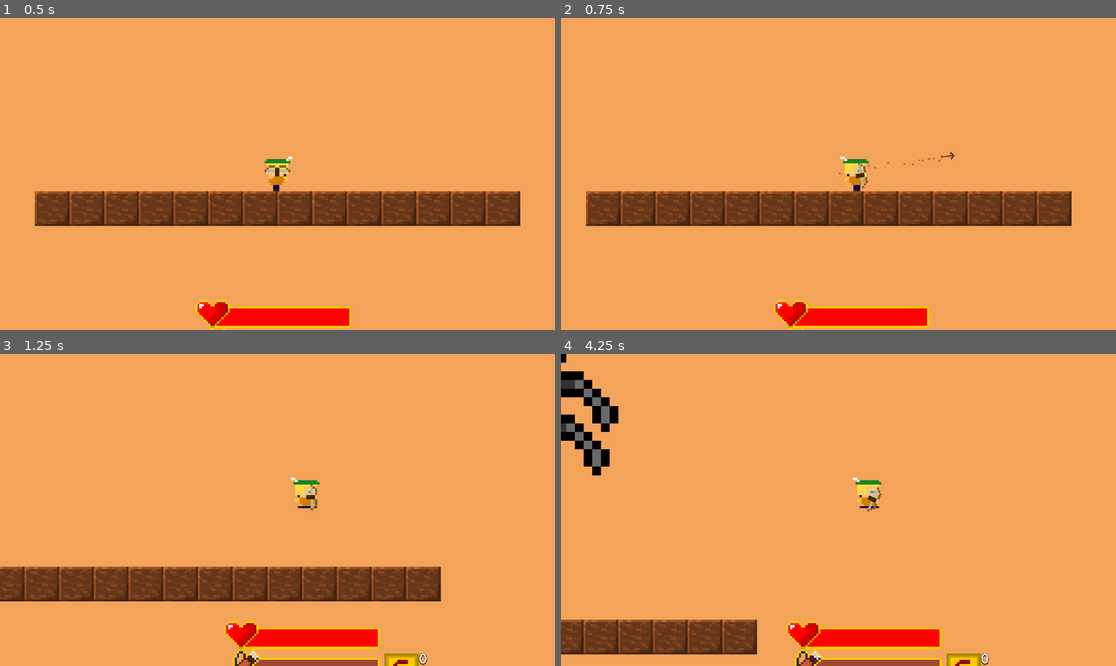
Above: before the commit, frames 1-4 (two rows, left to right).
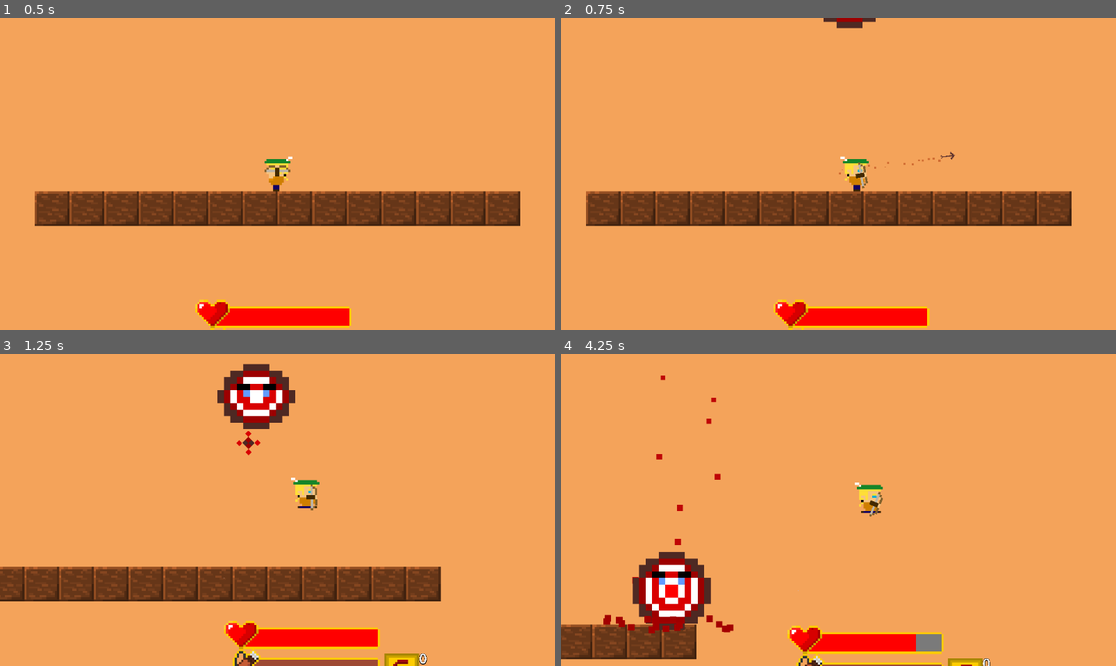
Above: after the commit, the same moments.

Repository: Dan-Yaacobi/TheBowman
Game: Godot game, scene res://Level/Testing/TestingArea.tscn
Same seed, same stepped clock (60 frames per second), same inputs: the game is played once before the commit and once after it. This scene is started directly instead of the project's main scene. Sound files missing from this copy of the repository are replaced by a short silence.
Inputs (mouse positions are in pixels of both pictures, inside the frame that each line leads up to):
- Up to frame 1 (0.5 s): no input
- Up to frame 2 (0.75 s): move the mouse to (960, 158) at 0.52 s; press the mouse at (960, 158) at 0.53 s; hold D (Right) from 0.53 s (still down)
- Up to frame 3 (1.25 s): keep holding D (Right); tap Space (Jump) at 0.77 s
- Up to frame 4 (4.25 s): move the mouse to (727, 525) at 1.27 s; release the mouse at (727, 525) at 1.28 s; click (727, 525) at 1.35 s; tap Space (Jump) at 1.52, 3.02, 3.77 s; move the mouse to (894, 441) at 2.02 s; release D (Right) at 2.03 s; hold A (Left) 2.03-2.78 s; hold Right mouse button (special ability) 2.03-2.78 s; click (894, 441) at 2.3 s; move the mouse to (810, 572) at 2.77 s; hold D (Right) from 2.78 s (still down); tap T (test) at 2.85 s; click (810, 572) at 3.05 s; move the mouse to (1005, 556) at 3.52 s; press the mouse at (1005, 556) at 3.53 s

Frame 1 is identical in both runs. In frame 2, 0.2% of the frame differs, in the area x 47-57%, y 0-4%; in frame 3, 2.3%; in frame 4, 10%, in the area x 0-78%, y 0-100%.

Commit message:
Red Boss Redesign
Red boss (first boss at levels 5 and 10) has be reworked.

Diff:
--- a/Enemies/DemoEnemy/DemoEnemyBoss.tscn
+++ b/Enemies/DemoEnemy/DemoEnemyBoss.tscn
@@ -1,65 +1,35 @@
-[gd_scene load_steps=28 format=3 uid="uid://c2eppdxet4q8c"]
-
-[ext_resource type="Script" path="res://Enemies/DemoEnemy/demo_enemy.gd" id="1_pagmy"]
+[gd_scene load_steps=23 format=3 uid="uid://c2eppdxet4q8c"]
+
+[ext_resource type="Script" path="res://Enemies/DemoEnemy/demo_enemy_boss.gd" id="1_007ct"]
 [ext_resource type="Script" path="res://Enemies/EnemyData/enemy_ability.gd" id="2_g7uw7"]
 [ext_resource type="PackedScene" uid="uid://b35crep84od1i" path="res://Enemies/EnemyAbilities/EnemyBullets/RedBullet.tscn" id="2_ns1qc"]
 [ext_resource type="Script" path="res://Enemies/EnemyData/enemy_effect.gd" id="3_4vwgm"]
-[ext_resource type="Script" path="res://Enemies/EnemyAbilities/DeathAbility/enemy_death.gd" id="4_j8k5h"]
 [ext_resource type="Script" path="res://Enemies/EnemyData/enemy_data.gd" id="4_uh2fb"]
 [ext_resource type="Texture2D" uid="uid://cdv26x6vef1no" path="res://Enemies/DemoEnemy/target_enemy.png" id="5_lucat"]
-[ext_resource type="Script" path="res://Items/drop_data.gd" id="6_s700d"]
-[ext_resource type="Resource" uid="uid://b1ax10wl1o1p0" path="res://Items/Coin.tres" id="7_ayrxu"]
-[ext_resource type="Script" path="res://Items/ItemEffects/item_effect.gd" id="8_436ws"]
-[ext_resource type="Script" path="res://Items/ItemEffects/sparkle.gd" id="9_lqg0f"]
-[ext_resource type="PackedScene" uid="uid://bhog4fnjuftnx" path="res://Items/ItemEffects/Sparkle.tscn" id="10_37k2o"]
-[ext_resource type="Texture2D" uid="uid://ckgqe2gc21eny" path="res://Items/Sprites/Daimond.png" id="11_wynob"]
-[ext_resource type="Script" path="res://Items/item_data.gd" id="12_ryobh"]
-
-[sub_resource type="Resource" id="Resource_y5nbl"]
-script = ExtResource("4_j8k5h")
-
-[sub_resource type="Resource" id="Resource_venkp"]
-resource_local_to_scene = true
+[ext_resource type="Script" path="res://Enemies/Scripts/enemy_state_machine.gd" id="15_und3f"]
+[ext_resource type="Script" path="res://Enemies/DemoEnemy/boss_roam_state.gd" id="16_ikffo"]
+[ext_resource type="Script" path="res://Enemies/DemoEnemy/boss_setslam_state.gd" id="17_p45i5"]
+[ext_resource type="Script" path="res://Enemies/DemoEnemy/boss_slam_state.gd" id="18_52sys"]
+
+[sub_resource type="Resource" id="Resource_c5f3p"]
 script = ExtResource("4_uh2fb")
-hp = 3
-move_speed = 15
+hp = 100
+move_speed = 35
 knockback = 100
 skin = ExtResource("5_lucat")
 coins_dropped = 0
-sharp_movement = true
-touch_damage = 1
-death_ability = Array[ExtResource("2_g7uw7")]([SubResource("Resource_y5nbl")])
+sharp_movement = false
+touch_damage = 2
+death_ability = Array[ExtResource("2_g7uw7")]([])
 initial_ability = Array[ExtResource("2_g7uw7")]([])
 special_ability = Array[ExtResource("2_g7uw7")]([])
 debuffs = Array[ExtResource("3_4vwgm")]([])
 boss = true
-teleport_chance = 5
-shooter = false
+teleport_chance = 0
+shooter = true
 shooter_chance = 0
 bullet = ExtResource("2_ns1qc")
-shoot_speed = 1.5
-
-[sub_resource type="Resource" id="Resource_kuvca"]
-script = ExtResource("6_s700d")
-item_data = ExtResource("7_ayrxu")
-probability = 100.0
-
-[sub_resource type="Resource" id="Resource_ynw16"]
-script = ExtResource("9_lqg0f")
-sparkle_color = "6ec7db"
-sparkle_scene = ExtResource("10_37k2o")
-
-[sub_resource type="Resource" id="Resource_lsoqp"]
-script = ExtResource("12_ryobh")
-image = ExtResource("11_wynob")
-image_size = 0.3
-value = 5
-effects = Array[ExtResource("8_436ws")]([SubResource("Resource_ynw16")])
-
-[sub_resource type="Resource" id="Resource_amvuj"]
-script = ExtResource("6_s700d")
-item_data = SubResource("Resource_lsoqp")
-probability = 100.0
+shoot_speed = 3.0
 
 [sub_resource type="Animation" id="Animation_k0qd3"]
 resource_name = "Damaged"
@@ -175,15 +145,31 @@
 [sub_resource type="CircleShape2D" id="CircleShape2D_emnjt"]
 radius = 6.0
 
+[sub_resource type="RectangleShape2D" id="RectangleShape2D_smg2o"]
+size = Vector2(12, 2)
+
+[sub_resource type="RectangleShape2D" id="RectangleShape2D_nptp6"]
+size = Vector2(8, 11)
+
+[sub_resource type="Curve" id="Curve_fkhtr"]
+max_value = 3.0
+_data = [Vector2(0, 3), 0.0, 0.0, 0, 0, Vector2(1, 0), 0.0, 0.0, 0, 0]
+point_count = 2
+
+[sub_resource type="Curve" id="Curve_3801e"]
+max_value = 3.0
+_data = [Vector2(0.0301724, 3), 0.0, 0.0, 0, 0, Vector2(1, 0), 0.0, 0.0, 0, 0]
+point_count = 2
+
 [node name="DemoEnemyBoss" type="CharacterBody2D"]
 collision_layer = 4
-collision_mask = 17
+collision_mask = 16
 motion_mode = 1
-script = ExtResource("1_pagmy")
-stats = SubResource("Resource_venkp")
-item_drops = Array[ExtResource("6_s700d")]([SubResource("Resource_kuvca"), SubResource("Resource_kuvca"), SubResource("Resource_kuvca"), SubResource("Resource_kuvca"), SubResource("Resource_kuvca"), SubResource("Resource_amvuj"), SubResource("Resource_amvuj"), SubResource("Resource_amvuj")])
+script = ExtResource("1_007ct")
+stats = SubResource("Resource_c5f3p")
 
 [node name="Sprite2D" type="Sprite2D" parent="."]
+texture = ExtResource("5_lucat")
 hframes = 2
 
 [node name="AnimationPlayer" type="AnimationPlayer" parent="Sprite2D"]
@@ -208,3 +194,66 @@
 [node name="CollisionShape2D" type="CollisionShape2D" parent="HurtBox"]
 shape = SubResource("CircleShape2D_emnjt")
 debug_color = Color(0.698224, 0.489977, 0.15621, 0.42)
+
+[node name="GroundDetector" type="Area2D" parent="."]
+collision_layer = 0
+collision_mask = 16
+
+[node name="CollisionShape2D" type="CollisionShape2D" parent="GroundDetector"]
+position = Vector2(0, 5)
+shape = SubResource("RectangleShape2D_smg2o")
+
+[node name="EnemyStateMachine" type="Node2D" parent="."]
+script = ExtResource("15_und3f")
+
+[node name="Roam" type="Node2D" parent="EnemyStateMachine"]
+script = ExtResource("16_ikffo")
+
+[node name="SetSlam" type="Node2D" parent="EnemyStateMachine"]
+script = ExtResource("17_p45i5")
+
+[node name="Slam" type="Node2D" parent="EnemyStateMachine"]
+script = ExtResource("18_52sys")
+
+[node name="ShootTimer" type="Timer" parent="."]
+
+[node name="SlamTimer" type="Timer" parent="."]
+wait_time = 3.0
+
+[node name="RoofDetector" type="Area2D" parent="."]
+collision_layer = 0
+collision_mask = 16
+
+[node name="CollisionShape2D" type="CollisionShape2D" parent="RoofDetector"]
+position = Vector2(0, -1.5)
+shape = SubResource("RectangleShape2D_nptp6")
+
+[node name="VisibleOnScreenNotifier2D" type="VisibleOnScreenNotifier2D" parent="."]
+
+[node name="SlamParticles" type="CPUParticles2D" parent="."]
+modulate = Color(0.75, 0.0225, 0.0225, 1)
+z_index = -1
+emitting = false
+amount = 20
+emission_shape = 3
+emission_rect_extents = Vector2(8, 1)
+gravity = Vector2(0, -100)
+linear_accel_min = 100.0
+linear_accel_max = 100.0
+scale_amount_curve = SubResource("Curve_fkhtr")
+
+[node name="SlamHitParticles" type="CPUParticles2D" parent="."]
+position = Vector2(0, 5)
+emitting = false
+amount = 20
+one_shot = true
+explosiveness = 1.0
+emission_shape = 3
+emission_rect_extents = Vector2(10, 1)
+gravity = Vector2(0, -25)
+linear_accel_min = 50.0
+linear_accel_max = 100.0
+radial_accel_min = 50.0
+radial_accel_max = 100.0
+scale_amount_curve = SubResource("Curve_3801e")
+color = Color(0.64, 0, 0, 1)
--- /dev/null
+++ b/Enemies/DemoEnemy/boss_roam_state.gd
@@ -0,0 +1,108 @@
+class_name BossRoamState extends EnemyState
+
+@onready var shoot_timer: Timer = $"../../ShootTimer"
+@onready var slam_timer: Timer = $"../../SlamTimer"
+@onready var set_slam: BossSetSlamState = $"../SetSlam"
+@onready var roof_detector: Area2D = $"../../RoofDetector"
+@onready var collision_shape: CollisionShape2D = $"../../CollisionShape2D"
+@onready var slam_particles: CPUParticles2D = $"../../SlamParticles"
+
+var roam_left_max: float
+var roam_right_max: float
+var roam_bottom_max: float
+var roam_top_max: float
+var moving_up: bool = true
+var moving_right: bool = true
+
+var move_y_boost: int = 1
+var move_x_boost: int = 1
+
+var slam: bool
+
+func init() -> void:
+	slam_particles.emitting = false
+	shoot_timer.timeout.connect(enemy.shoot)
+	slam_timer.timeout.connect(go_to_slam)
+	roof_detector.body_shape_entered.connect(dis_collision)
+	pass
+
+#what happens when the player enters this state
+func Enter() -> void:
+	enemy.update_animation("Move")
+	enemy.set_collision_mask_value(5,true)
+	shoot_timer.start()
+	slam_timer.start()
+	moving_up = [true,false].pick_random()
+	moving_right = [true,false].pick_random()
+	slam = false
+	pass
+
+#what happens when the player exits this state
+func Exit() -> void:
+	shoot_timer.stop()
+	slam_timer.stop()
+	pass
+
+#what happens during process update in this state
+func Process(_delta: float) -> EnemyState:
+	return null
+
+#what happens during _physics_process update in this state
+func Physics(_delta: float) -> EnemyState:
+	if slam:
+		return set_slam
+	set_roam_boundries()
+	roam_around(_delta)
+	return null
+
+func set_roam_boundries() -> void:
+	roam_left_max = enemy.player.global_position.x - randi_range(10,40)
+	roam_right_max = enemy.player.global_position.x + randi_range(10,40)
+	roam_top_max = enemy.player.global_position.y - randi_range(75,90)
+	roam_bottom_max = enemy.player.global_position.y - randi_range(40,60)
+	pass
+
+func roam_around(delta) -> void:
+
+	## MOVING UP AND DOWN ##
+	if moving_up:
+		enemy.velocity.y -= enemy.stats.move_speed*delta*move_y_boost
+		if enemy.global_position.y < roam_top_max:
+			moving_up = false
+			move_y_boost = 10
+		else:
+			move_y_boost -= 1
+			move_y_boost = clampi(move_y_boost,1,10)
+	else:
+		enemy.velocity.y += enemy.stats.move_speed*delta*move_y_boost
+		if enemy.global_position.y > roam_bottom_max:
+			moving_up = true
+			move_y_boost = 10
+		else:
+			move_y_boost -= 1
+			move_y_boost = clampi(move_y_boost,1,10)
+
+	## MOVING LEFT AND RIGHT ##
+	if moving_right:
+		enemy.velocity.x += enemy.stats.move_speed*delta*move_x_boost
+		if enemy.global_position.x > roam_right_max:
+			moving_right = false
+			move_x_boost = 10
+		else:
+			move_x_boost -= 1
+			move_x_boost = clampi(move_x_boost,1,10)
+
+	else:
+		enemy.velocity.x -= enemy.stats.move_speed*delta*move_x_boost
+		if enemy.global_position.x < roam_left_max:
+			moving_right = true
+			move_x_boost = 10
+		else:
+			move_x_boost -= 1
+			move_x_boost = clampi(move_x_boost,1,10)
+
+func go_to_slam() -> void:
+	slam = true
+
+func dis_collision(_v1,_v2,_v3,_v4) -> void:
+	enemy.set_collision_mask_value(5,false)
--- /dev/null
+++ b/Enemies/DemoEnemy/boss_setslam_state.gd
@@ -0,0 +1,34 @@
+class_name BossSetSlamState extends EnemyState
+
+@onready var slam: BossSlamState = $"../Slam"
+
+var target_slam_position: Vector2
+var slam_height: int
+var set_slam_direction: Vector2
+var offset: int = 10
+func init() -> void:
+	pass
+
+#what happens when the player enters this state
+func Enter() -> void:
+	enemy.velocity = Vector2.ZERO
+	slam_height = randi_range(100,150)
+	target_slam_position = Vector2(enemy.player.global_position.x , enemy.player.global_position.y - slam_height)
+	set_slam_direction = (target_slam_position - enemy.global_position).normalized()
+	enemy.velocity = set_slam_direction*enemy.stats.move_speed * 3
+	pass
+
+#what happens when the player exits this state
+func Exit() -> void:
+	pass
+
+#what happens during process update in this state
+func Process(_delta: float) -> EnemyState:
+	return null
+
+#what happens during _physics_process update in this state
+func Physics(_delta: float) -> EnemyState:
+	if enemy.global_position.x > target_slam_position.x - offset and enemy.global_position.x < target_slam_position.x + offset:
+		if enemy.global_position.y < target_slam_position.y:
+			return slam
+	return null
--- /dev/null
+++ b/Enemies/DemoEnemy/boss_slam_state.gd
@@ -0,0 +1,54 @@
+class_name BossSlamState extends EnemyState
+
+@onready var ground_detector: Area2D = $"../../GroundDetector"
+@onready var roam: BossRoamState = $"../Roam"
+@onready var hurt_box: Area2D = $"../../HurtBox"
+@onready var visible_on_screen_notifier: VisibleOnScreenNotifier2D = $"../../VisibleOnScreenNotifier2D"
+@onready var slam_particles: CPUParticles2D = $"../../SlamParticles"
+@onready var slam_hit_particles: CPUParticles2D = $"../../SlamHitParticles"
+
+var slam_speed_modifier: int = 12
+var slam_done: bool = false
+
+func init() -> void:
+	ground_detector.body_shape_entered.connect(finished)
+	hurt_box.body_entered.connect(hit)
+	visible_on_screen_notifier.screen_exited.connect(tp_back)
+	pass
+
+#what happens when the player enters this state
+func Enter() -> void:
+	slam_particles.emitting = true
+	slam_done = false
+	enemy.velocity = Vector2.ZERO
+	pass
+
+#what happens when the player exits this state
+func Exit() -> void:
+	slam_particles.emitting = false
+	enemy.velocity = Vector2(0,-enemy.stats.move_speed/2)
+	pass
+
+#what happens during process update in this state
+func Process(_delta: float) -> EnemyState:
+	return null
+
+#what happens during _physics_process update in this state
+func Physics(_delta: float) -> EnemyState:
+	enemy.velocity.y += enemy.stats.move_speed * _delta * slam_speed_modifier
+	if slam_done:
+		return roam
+	return null
+
+func tp_back() -> void:
+	slam_done = true
+
+func finished(_v1,_v2,_v3,_v4) -> void:
+	slam_done = true
+	slam_hit_particles.emitting = true
+	enemy.player.camera.apply_shake()
+
+func hit(b) -> void:
+	if b is Player:
+		b.hit_player(enemy.stats.touch_damage)
+	slam_done = true
--- a/Enemies/DemoEnemy/demo_enemy.gd
+++ b/Enemies/DemoEnemy/demo_enemy.gd
@@ -140,3 +140,7 @@
 		var player_x = player.global_position.x
 		global_position = player.global_position + Vector2(randi_range(player_x - 100, player_x + 100),-100)
 		initial_speed()
+
+func circular_movement(center: Vector2, radius: int, left: bool) -> void:
+
+	pass
--- /dev/null
+++ b/Enemies/DemoEnemy/demo_enemy_boss.gd
@@ -0,0 +1,34 @@
+class_name DemoEnemyBoss extends Enemy
+
+@onready var ground_detector: Area2D = $GroundDetector
+@onready var enemy_state_machine: EnemyStateMachine = $EnemyStateMachine
+@onready var shoot_timer: Timer = $ShootTimer
+@onready var hurt_box: Area2D = $HurtBox
+@onready var hit_box: Area2D = $HitBox
+
+func _ready() -> void:
+	animation_player = $Sprite2D/AnimationPlayer
+	scale *= 3
+	enemy_state_machine.Initialize(self)
+	hit_box.area_entered.connect(hit)
+	hurt_box.body_entered.connect(player_hit)
+	pass
+
+func _physics_process(delta: float) -> void:
+	move_and_slide()
+	pass
+
+func shoot() -> void:
+	if stats.bullet != null and not stunned_state:
+		var new_bullet: EnemyBullet = stats.bullet.instantiate()
+
+		new_bullet.scale *= 2
+		if stats.shoot_speed != 0:
+			shoot_timer.wait_time = min(new_bullet.data.fire_cooldown,stats.shoot_speed)
+		else:
+			shoot_timer.wait_time = new_bullet.data.fire_cooldown
+		new_bullet.direction = calculate_direction_to_player()
+		new_bullet.global_position = global_position
+		new_bullet.data.knockback = stats.knockback
+		new_bullet.data.move_speed = stats.move_speed * 3
+		get_parent().add_child(new_bullet)
--- a/Level/PlayGround/PlayGround.tscn
+++ b/Level/PlayGround/PlayGround.tscn
@@ -156,7 +156,7 @@
 
 [sub_resource type="Resource" id="Resource_bnwpa"]
 script = ExtResource("7_wvqgp")
-current_wave = 35
+current_wave = 1
 targets_spawn = Array[int]([0, 0, 0])
 bird_spawn = Array[int]([0, 0])
 spider_spawn = Array[int]([])
--- a/Level/Testing/testing_area.gd
+++ b/Level/Testing/testing_area.gd
@@ -3,10 +3,11 @@
 @onready var player: Player = $Player
 const EVIL_BIRD = preload("res://Enemies/EvilBird/EvilBird.tscn")
 const SPIDER = preload("res://Enemies/Spider/Spider.tscn")
+const DEMO_ENEMY_BOSS = preload("res://Enemies/DemoEnemy/DemoEnemyBoss.tscn")
 func _ready() -> void:
 
-	var enemy: Enemy = SPIDER_BOSS.instantiate()
+	var enemy: Enemy = DEMO_ENEMY_BOSS.instantiate()
 	enemy.get_player(player)
-	#enemy.global_position = Vector2(player.global_position.x,-120)
+	enemy.global_position = Vector2(0,-100)
 
 	add_child(enemy)
--- a/Player/Player.tscn
+++ b/Player/Player.tscn
@@ -53,9 +53,9 @@
 arrow_abilities = Array[ExtResource("2_jhcyx")]([])
 slam_abilities = Array[ExtResource("6_ae18a")]([])
 can_mega_shot = false
-crit_chance = 10
-stun_chance = 10
-leech_chance = 10
+crit_chance = 5
+stun_chance = 5
+leech_chance = 5
 
 [sub_resource type="RectangleShape2D" id="RectangleShape2D_6nowa"]
 size = Vector2(10, 2)
--- a/Player/Upgrades/Abilities/Crit/crit_upgrade.gd
+++ b/Player/Upgrades/Abilities/Crit/crit_upgrade.gd
@@ -12,7 +12,7 @@
 			upgrade2(_player)
 
 func upgrade2(_player: Player) -> void:
-	_player.stats.crit_chance += 5
+	_player.stats.crit_chance += randi_range(1,5)
 	#_player.current_weapon.weapon_data.crit_chance += 5
 
 func get_current(_player: Player) -> String:
--- a/Player/Upgrades/Abilities/LeechLife/leech_upgrade.gd
+++ b/Player/Upgrades/Abilities/LeechLife/leech_upgrade.gd
@@ -12,7 +12,7 @@
 			upgrade2(_player)
 
 func upgrade2(_player: Player) -> void:
-	_player.stats.leech_chance += 5
+	_player.stats.leech_chance += randi_range(1,5)
 	#_player.current_weapon.weapon_data.leech_chance += 5
 
 func get_current(_player: Player) -> String:
--- a/Player/Upgrades/Abilities/StunUpgrade/stun_upgrade.gd
+++ b/Player/Upgrades/Abilities/StunUpgrade/stun_upgrade.gd
@@ -12,7 +12,7 @@
 			upgrade2(_player)
 
 func upgrade2(_player: Player) -> void:
-	_player.stats.stun_chance += 5
+	_player.stats.stun_chance += randi_range(1,5)
 	#_player.current_weapon.weapon_data.stun_chance += 5
 
 func get_current(_player: Player) -> String:
Not shown, changed: docs/index.html
Not shown, changed: docs/index.pck
